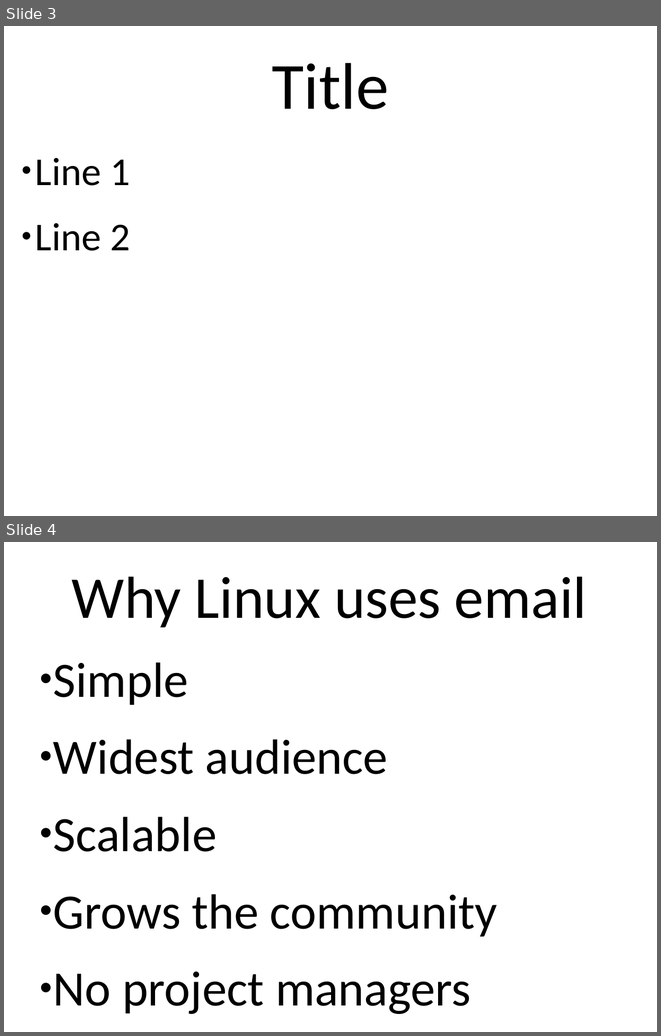
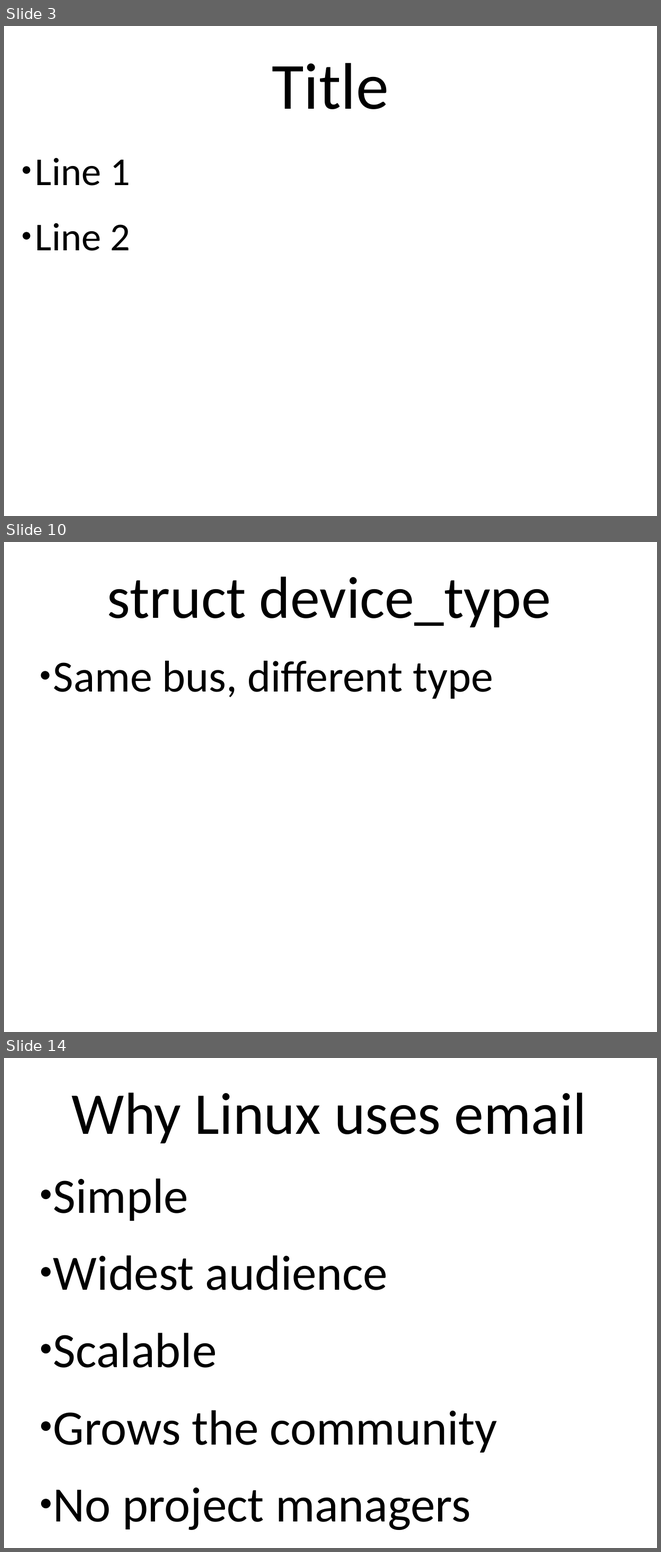
Before and after one commit to gregkh/presentation-driver-model, a slide deck: driver-model.odp. Shown one above the other, each under a label of ours: slides 3 and 4 before the commit, slides 3, 10 and 14 after it; the slides between them are not shown. The pictures are 661x1036 and 661x1552 pixels, drawn with LibreOffice and Linux fonts; fonts in the diff are those of the drawing. Boxes give left, top, right and bottom in pixels: in the first picture for what was removed or moved away, otherwise in the second. Text is boxed around its words. In the diff, an @@ line names an element or a change of style, - is before the commit and + after.

```diff
--- a/driver-model.odp
+++ b/driver-model.odp
@@ slide 10 added at (4,542,657,1032), background #FFFFFF @@
@@ text added at (107,576,551,627), 72 pt, text #000000 @@
+struct device_type
@@ text added at (53,660,493,699), 54 pt, text #000000 @@
+● Same bus, different type
@@ what was slide 4 is now slide 14 @@
```
Also in this commit, not shown: 9 other slides added.
